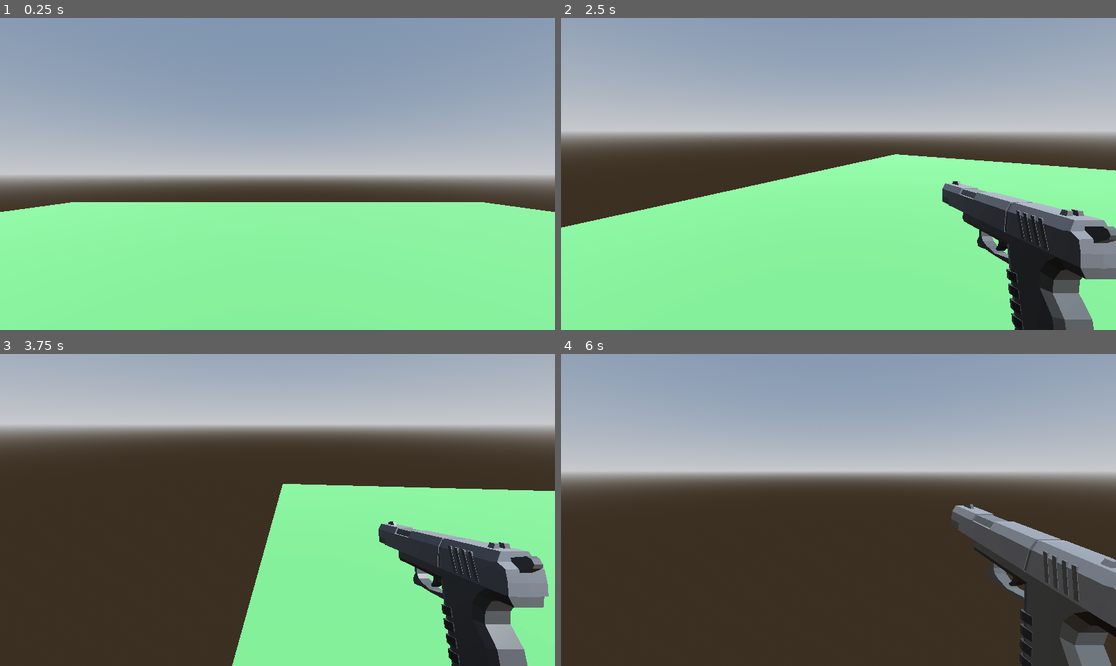
Above: before the commit, frames 1-4 (two rows, left to right).
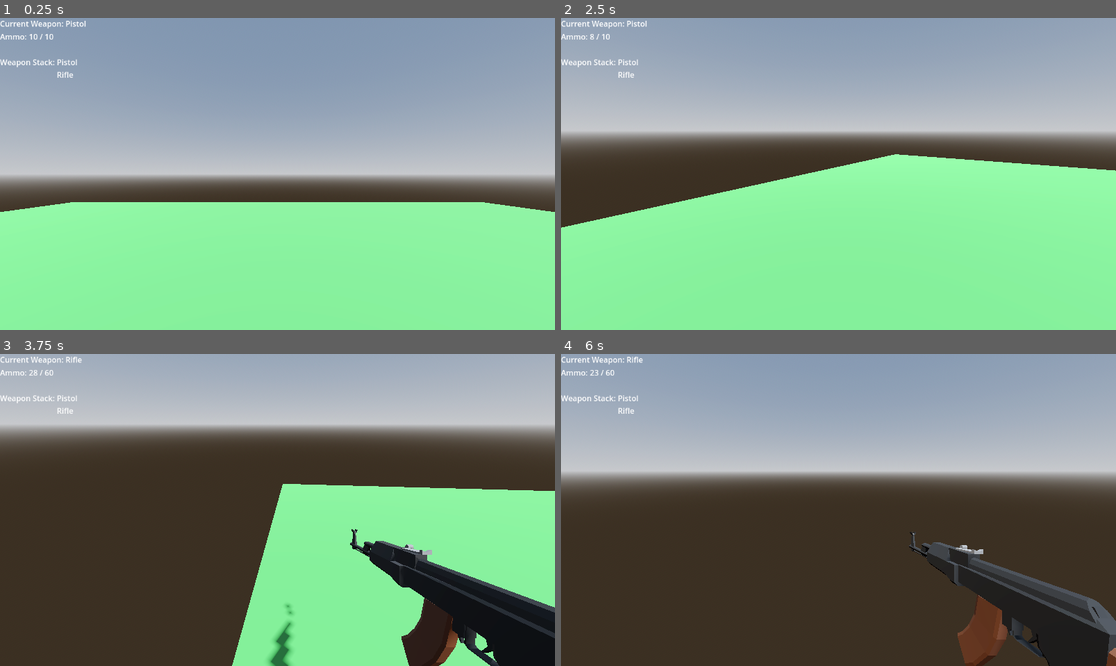
Above: after the commit, the same moments.

Repository: JunH0128/ShooterGame
Game: Godot game, scene res://Game.tscn
Two runs of this game, one before a commit and one after it. Both use one fixed random seed, a clock stepped at 60 frames per second and the inputs below.
Inputs (mouse positions are in pixels of both pictures, inside the frame that each line leads up to):
- Up to frame 1 (0.25 s): no input
- Up to frame 2 (2.5 s): tap Enter (ui_accept) at 0.5, 0.77, 1.52 s; move the mouse to (960, 158) at 0.52 s; press the mouse at (960, 158) at 0.53 s; hold D (right) 0.53-1.28 s; move the mouse to (810, 174) at 1.27 s; release the mouse at (810, 174) at 1.28 s; hold W (up) from 1.28 s (still down); tap Mouse wheel down (Weapon_Down) at 1.35 s; click (810, 174) at 1.55 s; move the mouse to (849, 167) at 2.02 s; hold Mouse wheel up (Weapon_Up) from 2.03 s (still down); click (849, 167) at 2.3 s
- Up to frame 3 (3.75 s): keep holding W (up); move the mouse to (271, 516) at 2.77 s; release Mouse wheel up (Weapon_Up) at 2.78 s; click (271, 516) at 2.85 s; tap Enter (ui_accept) at 3.02 s; move the mouse to (316, 513) at 3.52 s; press the mouse at (316, 513) at 3.53 s
- Up to frame 4 (6 s): tap Enter (ui_accept) at 3.77, 4.52 s; tap R (Reload) at 4.15 s; move the mouse to (794, 506) at 4.27 s; release the mouse at (794, 506) at 4.28 s; tap Mouse wheel down (Weapon_Down) at 4.35 s; click (794, 506) at 4.55 s; move the mouse to (844, 510) at 5.02 s; hold Mouse wheel up (Weapon_Up) 5.03-5.78 s; click (844, 510) at 5.3 s; move the mouse to (816, 503) at 5.77 s; release W (up) at 5.78 s; hold D (right) from 5.78 s (still down); click (816, 503) at 5.85 s

The runs differ from the first frame. In frame 1, 0.4% of the frame differs, in the area x 0-16%, y 0-20%; in frame 2, 8.6%; in frame 3, 9.7%, in the area x 0-100%, y 0-100%; in frame 4, 9.2%.

Commit message:
working on reload and shoot
working on the reload and shooting animation added a HUD and label for the ammo amount and stack making the reload work for the label and ammo

Diff:
--- /dev/null
+++ b/shooter-game/HUD.gd
@@ -0,0 +1,18 @@
+extends CanvasLayer
+
+@onready var CurrentWeaponLabel = $VBoxContainer/HBoxContainer/CurrentWeapon
+@onready var CurrentAmmoLabel = $VBoxContainer/HBoxContainer2/CurrentAmmo
+@onready var CurrentWeaponStack = $VBoxContainer/HBoxContainer3/WeaponStack
+
+func _on_weapon_manager_update_ammo(Ammo) -> void:
+	CurrentAmmoLabel.set_text(str(Ammo[0])+" / "+ str(Ammo[1]))
+
+
+func _on_weapon_manager_weapon_changed(Weapon_Name) -> void:
+	CurrentWeaponLabel.set_text(Weapon_Name)
+
+
+func _on_weapon_manager_update_weapon_stack(Weapon_Stack) -> void:
+	CurrentWeaponStack.set_text("")
+	for i in Weapon_Stack:
+		CurrentWeaponStack.text += "\n"+i
--- a/shooter-game/Player.tscn
+++ b/shooter-game/Player.tscn
@@ -1,8 +1,9 @@
-[gd_scene load_steps=24 format=3 uid="uid://dipi6emcgss2g"]
+[gd_scene load_steps=25 format=3 uid="uid://dipi6emcgss2g"]
 
 [ext_resource type="Script" uid="uid://bqotppxhs45jt" path="res://Movement.gd" id="1_kpjcp"]
 [ext_resource type="Script" uid="uid://r8wp7v3l82xa" path="res://weapon_manager.gd" id="2_5ncpa"]
 [ext_resource type="PackedScene" uid="uid://x0f2or8soflm" path="res://Pistol.tscn" id="2_kne1u"]
+[ext_resource type="Script" uid="uid://cm067wxna3bjw" path="res://HUD.gd" id="2_wi0c6"]
 [ext_resource type="PackedScene" uid="uid://bxixe6nplqyaq" path="res://Assets/Assault Rifle.glb" id="3_e80uo"]
 [ext_resource type="Script" uid="uid://brq7q6sresex" path="res://Scripts/weapon_resource.gd" id="3_wi0c6"]
 [ext_resource type="PackedScene" uid="uid://ds57c5rhe02yk" path="res://Assets/Shotgun.glb" id="4_cxr5p"]
@@ -392,7 +393,7 @@
 
 [sub_resource type="Animation" id="Animation_d6rpx"]
 resource_name = "Rifle Shoot"
-length = 0.2
+length = 0.1
 tracks/0/type = "value"
 tracks/0/imported = false
 tracks/0/enabled = true
@@ -400,10 +401,10 @@
 tracks/0/interp = 1
 tracks/0/loop_wrap = true
 tracks/0/keys = {
-"times": PackedFloat32Array(0, 0.0333333, 0.2),
-"transitions": PackedFloat32Array(1, 1, 1),
-"update": 0,
-"values": [Vector3(0.659334, -0.341495, -1.06067), Vector3(0.659334, -0.170407, -0.811216), Vector3(0.659334, -0.341495, -1.06067)]
+"times": PackedFloat32Array(0, 0.0333333, 0.1),
+"transitions": PackedFloat32Array(1, 1, 1),
+"update": 0,
+"values": [Vector3(0.659334, -0.341495, -1.06067), Vector3(0.659334, -0.320301, -0.952988), Vector3(0.659334, -0.341495, -1.06067)]
 }
 tracks/1/type = "value"
 tracks/1/imported = false
@@ -412,10 +413,10 @@
 tracks/1/interp = 1
 tracks/1/loop_wrap = true
 tracks/1/keys = {
-"times": PackedFloat32Array(0, 0.0333333, 0.2),
-"transitions": PackedFloat32Array(1, 1, 1),
-"update": 0,
-"values": [Vector3(0, 0, 0), Vector3(0.559134, 0, 0), Vector3(0, 0, 0)]
+"times": PackedFloat32Array(0, 0.0333333, 0.1),
+"transitions": PackedFloat32Array(1, 1, 1),
+"update": 0,
+"values": [Vector3(0, 0, 0), Vector3(0.0460418, 0, 0), Vector3(0, 0, 0)]
 }
 
 [sub_resource type="AnimationLibrary" id="AnimationLibrary_oudfo"]
@@ -437,6 +438,43 @@
 transform = Transform3D(1, 0, 0, 0, 1, 0, 0, 0, 1, 0, 1.1, 0)
 script = ExtResource("1_kpjcp")
 
+[node name="CanvasLayer" type="CanvasLayer" parent="."]
+script = ExtResource("2_wi0c6")
+
+[node name="VBoxContainer" type="VBoxContainer" parent="CanvasLayer"]
+offset_right = 40.0
+offset_bottom = 40.0
+
+[node name="HBoxContainer" type="HBoxContainer" parent="CanvasLayer/VBoxContainer"]
+layout_mode = 2
+
+[node name="Label" type="Label" parent="CanvasLayer/VBoxContainer/HBoxContainer"]
+layout_mode = 2
+text = "Current Weapon:"
+
+[node name="CurrentWeapon" type="Label" parent="CanvasLayer/VBoxContainer/HBoxContainer"]
+layout_mode = 2
+
+[node name="HBoxContainer2" type="HBoxContainer" parent="CanvasLayer/VBoxContainer"]
+layout_mode = 2
+
+[node name="Label" type="Label" parent="CanvasLayer/VBoxContainer/HBoxContainer2"]
+layout_mode = 2
+text = "Ammo:"
+
+[node name="CurrentAmmo" type="Label" parent="CanvasLayer/VBoxContainer/HBoxContainer2"]
+layout_mode = 2
+
+[node name="HBoxContainer3" type="HBoxContainer" parent="CanvasLayer/VBoxContainer"]
+layout_mode = 2
+
+[node name="Label" type="Label" parent="CanvasLayer/VBoxContainer/HBoxContainer3"]
+layout_mode = 2
+text = "Weapon Stack:"
+
+[node name="WeaponStack" type="Label" parent="CanvasLayer/VBoxContainer/HBoxContainer3"]
+layout_mode = 2
+
 [node name="MeshInstance3D" type="MeshInstance3D" parent="."]
 cast_shadow = 0
 mesh = SubResource("CapsuleMesh_iel74")
@@ -474,4 +512,7 @@
 &"": SubResource("AnimationLibrary_oudfo")
 }
 
+[connection signal="Update_Ammo" from="Neck/Camera3D/Weapon_Manager" to="CanvasLayer" method="_on_weapon_manager_update_ammo"]
+[connection signal="Weapon_changed" from="Neck/Camera3D/Weapon_Manager" to="CanvasLayer" method="_on_weapon_manager_weapon_changed"]
+[connection signal="update_Weapon_Stack" from="Neck/Camera3D/Weapon_Manager" to="CanvasLayer" method="_on_weapon_manager_update_weapon_stack"]
 [connection signal="animation_finished" from="Neck/Camera3D/Weapon_Manager/FPS_Rig/AnimationPlayer" to="Neck/Camera3D/Weapon_Manager" method="_on_animation_player_animation_finished"]
--- a/shooter-game/Weapon Resource/Rifle.tres
+++ b/shooter-game/Weapon Resource/Rifle.tres
@@ -14,5 +14,5 @@
 Reserve_Ammo = 60
 Magazine = 30
 Max_Ammo = 60
-Auto_Fire = false
+Auto_Fire = true
 metadata/_custom_type_script = ExtResource("1_o4lm7")
--- a/shooter-game/weapon_manager.gd
+++ b/shooter-game/weapon_manager.gd
@@ -1,4 +1,8 @@
 extends Node3D
+
+signal Weapon_changed
+signal Update_Ammo
+signal update_Weapon_Stack
 
 @onready var Animation_Player = get_node("%AnimationPlayer")
 
@@ -42,10 +46,13 @@
 		Weapon_Stack.push_back(i) # add out start weapons
 
 	Current_Weapon = Weapon_List[Weapon_Stack[0]]  # set the first weapon in the stack to current
+	emit_signal("update_Weapon_Stack", Weapon_Stack)
 	enter()
 
 func enter():
 	Animation_Player.queue(Current_Weapon.Activate_Anim)
+	emit_signal("Weapon_changed", Current_Weapon.Weapon_Name)
+	emit_signal("Update_Ammo", [Current_Weapon.Current_Ammo, Current_Weapon.Reserve_Ammo])
 
 func exit(_next_weapon: String):
 	#in order to change weapons first call exit
@@ -64,8 +71,31 @@
 	if anim_name == Current_Weapon.Deactivate_Anim:
 		Change_Weapon(Next_Weapon)
 
+	if anim_name == Current_Weapon.Shoot_Anim && Current_Weapon.Auto_Fire == true:
+		if Input.is_action_pressed("shoot"):
+			shoot()
+
 func shoot():
-	Animation_Player.play(Current_Weapon.Shoot_Anim)
+	if Current_Weapon.Current_Ammo != 0:
+		if !Animation_Player.is_playing():
+			Animation_Player.play(Current_Weapon.Shoot_Anim)
+			Current_Weapon.Current_Ammo -= 1
+			emit_signal("Update_Ammo", [Current_Weapon.Current_Ammo, Current_Weapon.Reserve_Ammo])
+	else:
+		reload()
 
 func reload():
-	Animation_Player.play(Current_Weapon.Reload_Anim)
+	if Current_Weapon.Current_Ammo == Current_Weapon.Magazine:
+		return
+	elif !Animation_Player.is_playing():
+		if Current_Weapon.Reserve_Ammo != 0:
+			Animation_Player.play(Current_Weapon.Reload_Anim)
+			var Reload_Amount = min(Current_Weapon.Magazine-Current_Weapon.Current_Ammo, Current_Weapon.Magazine,Current_Weapon.Reserve_Ammo)
+
+			Current_Weapon.Current_Ammo = Current_Weapon.Current_Ammo + Reload_Amount
+			Current_Weapon.Reserve_Ammo = Current_Weapon.Reserve_Ammo - Reload_Amount
+
+			emit_signal("Update_Ammo", [Current_Weapon.Current_Ammo, Current_Weapon.Reserve_Ammo])
+
+		else:
+			Animation_Player.play(Current_Weapon.Out_Of_Ammo_Anim)
Not shown, added: shooter-game/HUD.gd.uid
